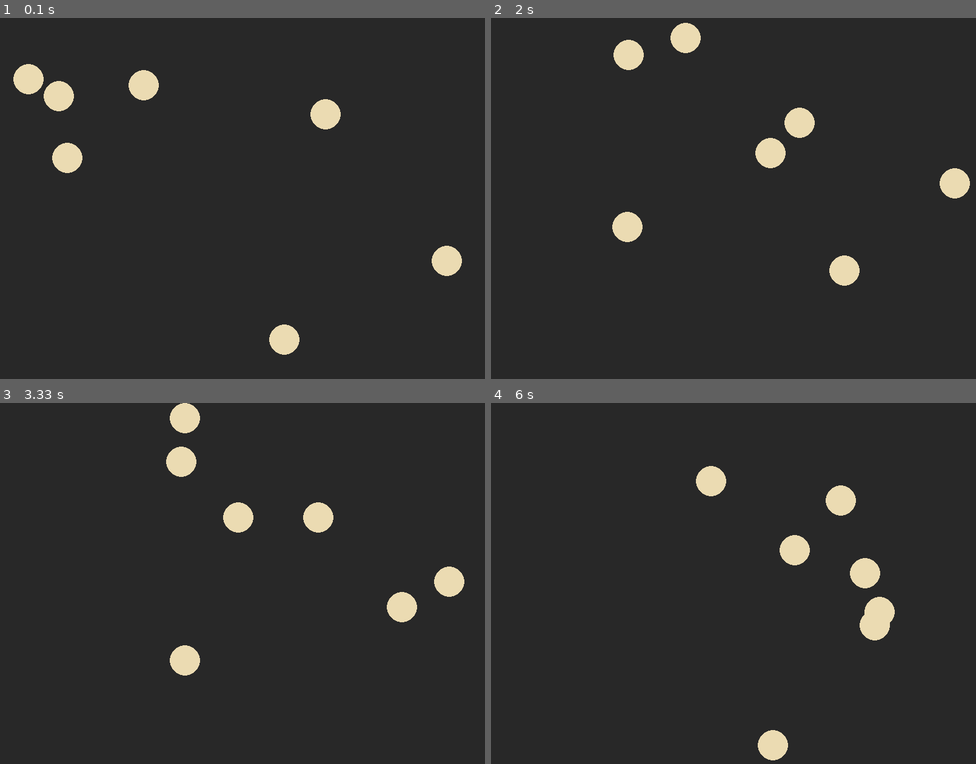
Above: before the commit, frames 1-4 (two rows, left to right).
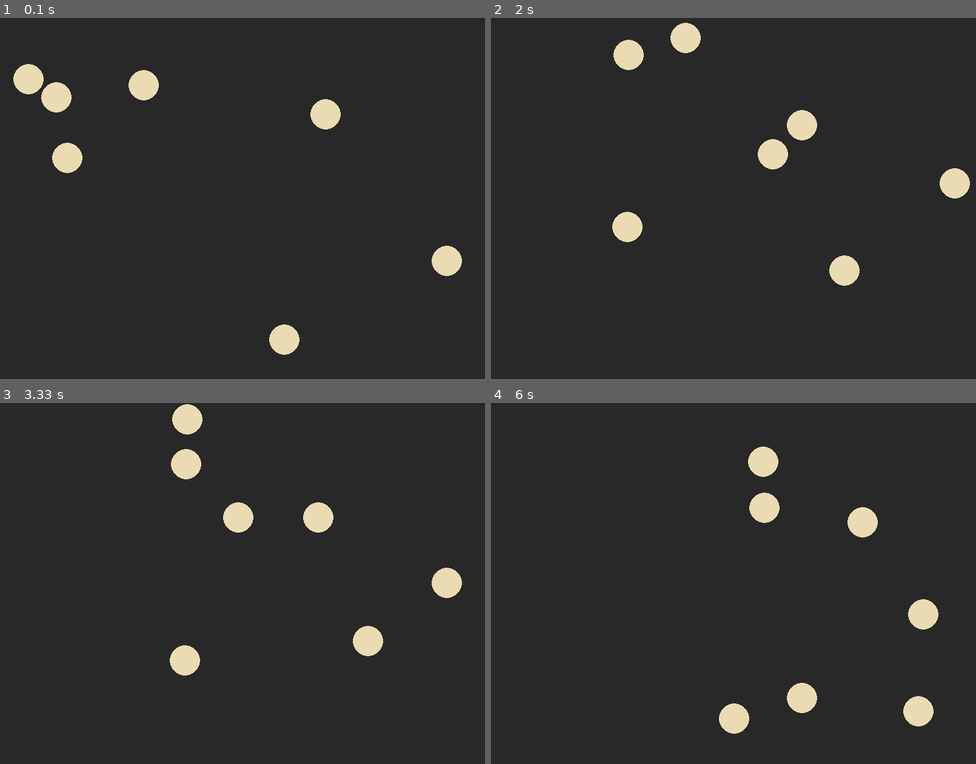
Above: after the commit, the same moments.

Repository: LilleAila/projects
Game: pygame game, started from it2/11-pygame/collisions.py
Two runs of this game, one before a commit and one after it. Both use one fixed random seed, a clock stepped at 60 frames per second and the inputs below.
Inputs:
- Up to frame 1 (0.1 s): no input
- Up to frame 2 (2 s): no input
- Up to frame 3 (3.33 s): no input
- Up to frame 4 (6 s): no input

The runs differ from the first frame. In frame 1, less than 0.1% of the frame differs, in the area x 8-16%, y 17-27%; in frame 2, 0.2%; in frame 3, 1.2%; in frame 4, 5.5%, in the area x 42-93%, y 12-99%.

Commit message:
fix ball clipping

Diff:
--- a/it2/11-pygame/collisions.py
+++ b/it2/11-pygame/collisions.py
@@ -30,7 +30,6 @@
         pg.draw.circle(self.image, FG, (25, 25), 25)
 
     def update(self, sprites):
-        self.rect.move_ip(self.velocity)
         hits = [s for s in pg.sprite.spritecollide(self, sprites, False) if s != self]
         for hit in hits:
             hit.flip()
@@ -38,6 +37,7 @@
             self.flip_x()
         if self.rect.y <= 0 or self.rect.y >= 600 - 50:
             self.flip_y()
+        self.rect.move_ip(self.velocity)
 
     def flip(self):
         vx, vy = self.velocity
